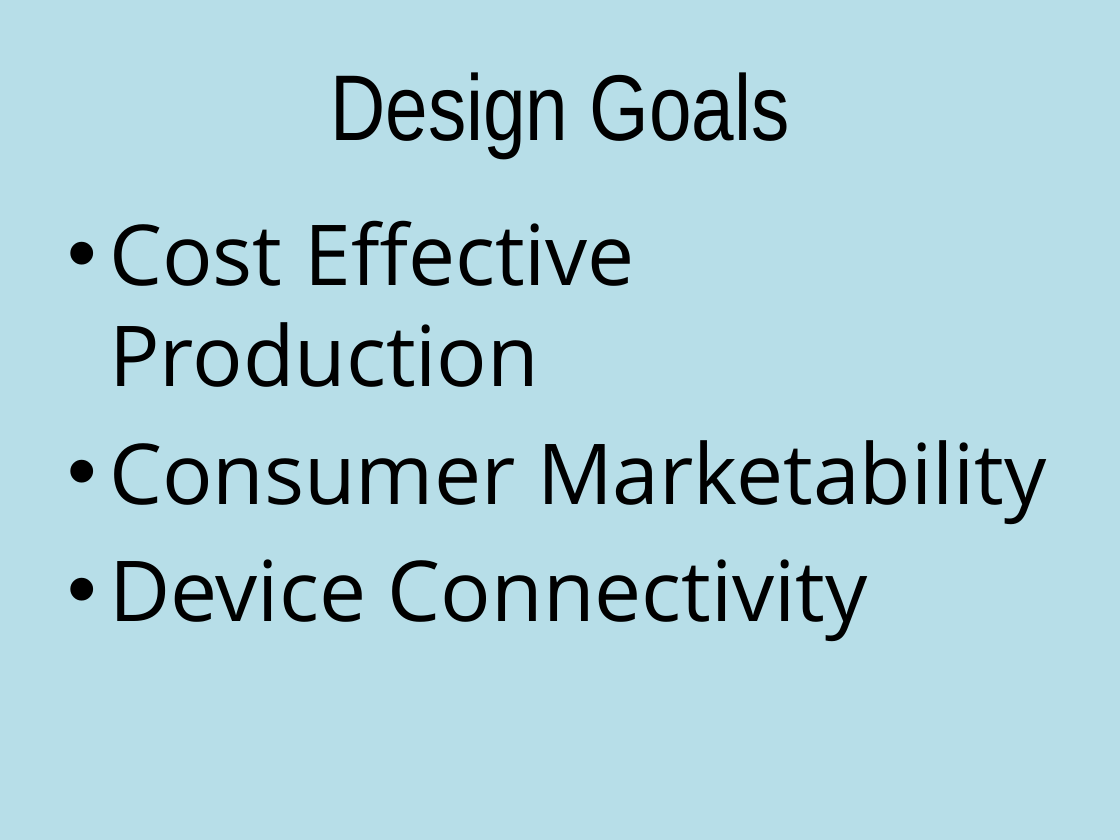
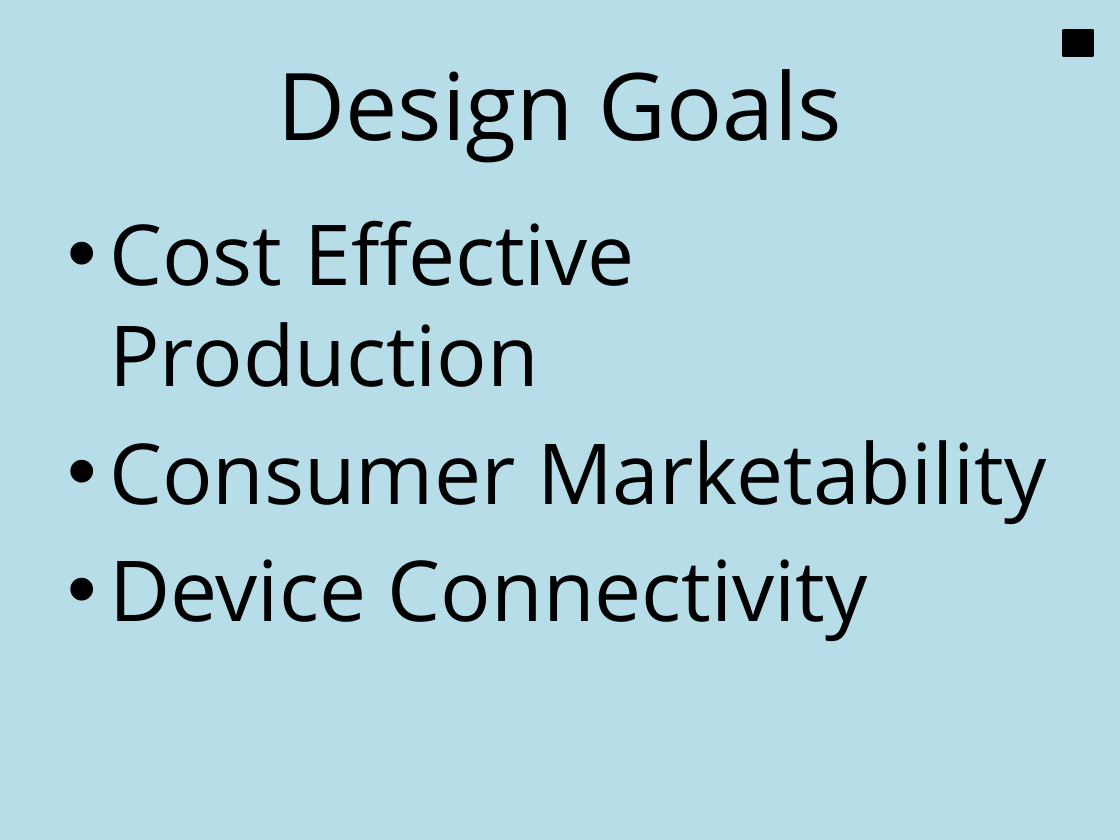
Before and after one commit to mdiamond14/Aperio, a slide deck: slide 3 of Presentation/final presentation v2.pptx. Drawn at 1120x840 pixels with LibreOffice and Linux fonts; fonts in the diff are those of the drawing. Boxes give left, top, right and bottom in pixels: in the first picture for what was removed or moved away, otherwise in the second. Text is boxed around its words. In the diff, an @@ line names an element or a change of style, - is before the commit and + after.

```diff
--- a/Presentation/final presentation v2.pptx
+++ b/Presentation/final presentation v2.pptx
@@ title "Design Goals" at box(277, 69, 842, 163): font Arial Narrow to Open Sans @@
@@ rectangle added at box(1064, 30, 1092, 56), fill #000000, outline #000000 2 pt @@
```
Also in this commit, not shown: 8 other slides changed, 1 slide added, 1 slide removed, 3 other files.
